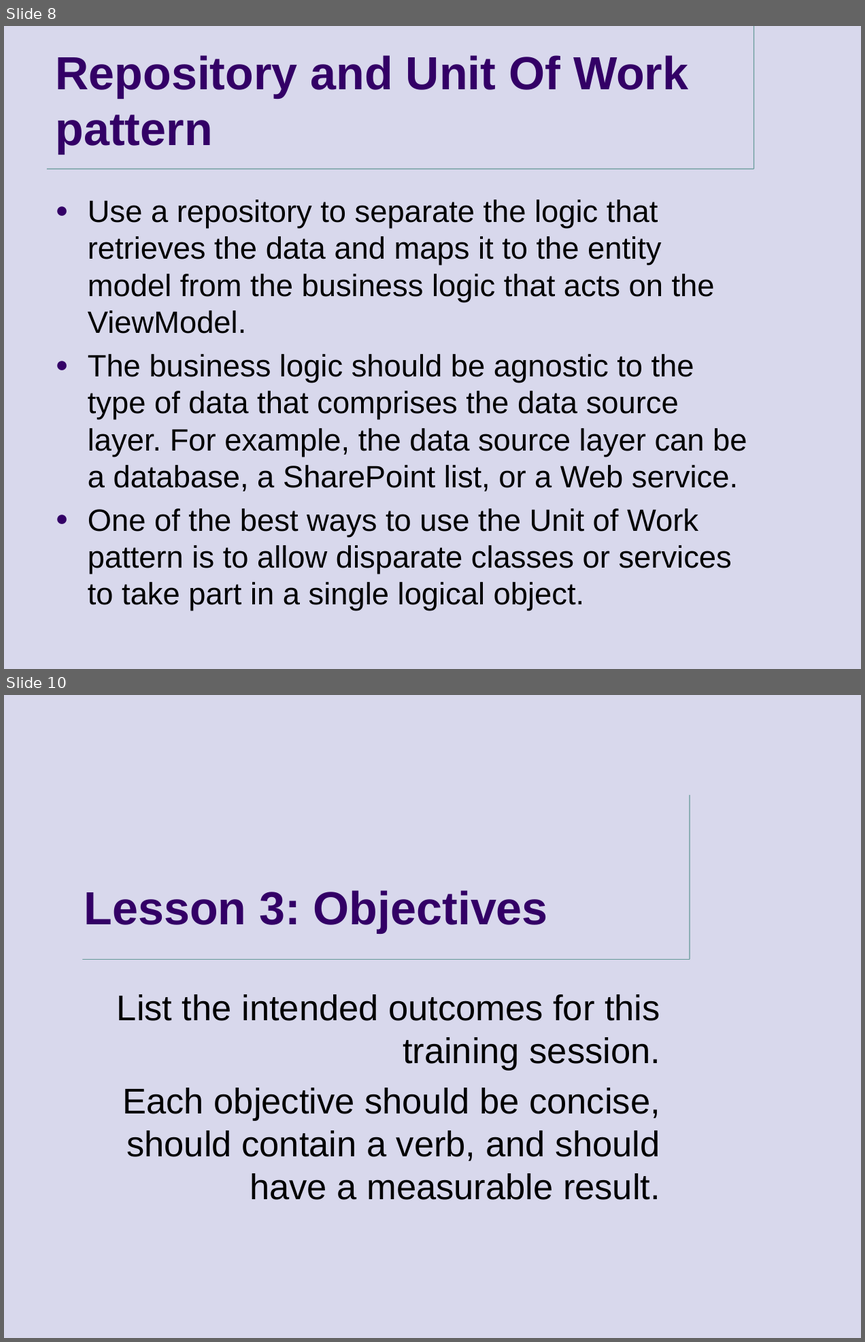
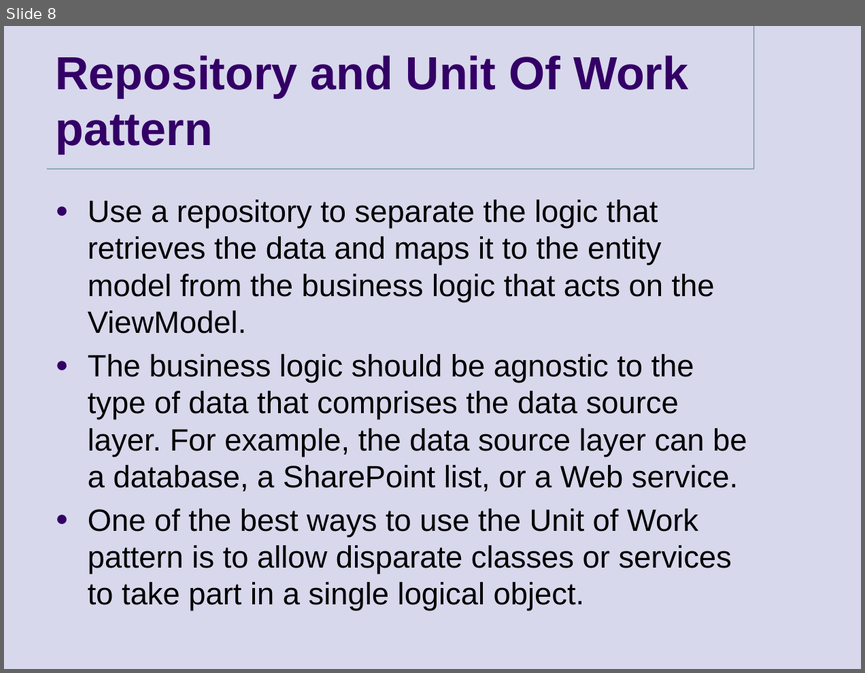
Before and after one commit to goldytech/QTec-II, a slide deck: QTec/Presentation.pptx. Shown one above the other, each under a label of ours: slides 8 and 10 before the commit, slide 8 after it; the slides between them are not shown. The pictures are 865x1342 and 865x673 pixels, drawn with LibreOffice and Linux fonts; fonts in the diff are those of the drawing; background and template pictures are left out. Boxes give left, top, right and bottom in pixels: in the first picture for what was removed or moved away, otherwise in the second. Text is boxed around its words. In the diff, an @@ line names an element or a change of style, - is before the commit and + after.

```diff
--- a/QTec/Presentation.pptx
+++ b/QTec/Presentation.pptx
@@ slide 10 removed at <box>4,695,861,1338</box>, background #D8D8EC @@
@@ line removed from (689, 795) to (689, 959) @@
@@ title removed at <box>84,890,548,932</box> @@
-Lesson 3: Objectives
@@ line removed from (83, 959) to (689, 959) @@
@@ subtitle removed at <box>117,994,660,1200</box> @@
-List the intended outcomes for this training session.
-Each objective should be concise, should contain a verb, and should have a measurable result.
```
Also in this commit, not shown: 1 slide changed, 3 slides added, 5 other slides removed, 2 other files.
